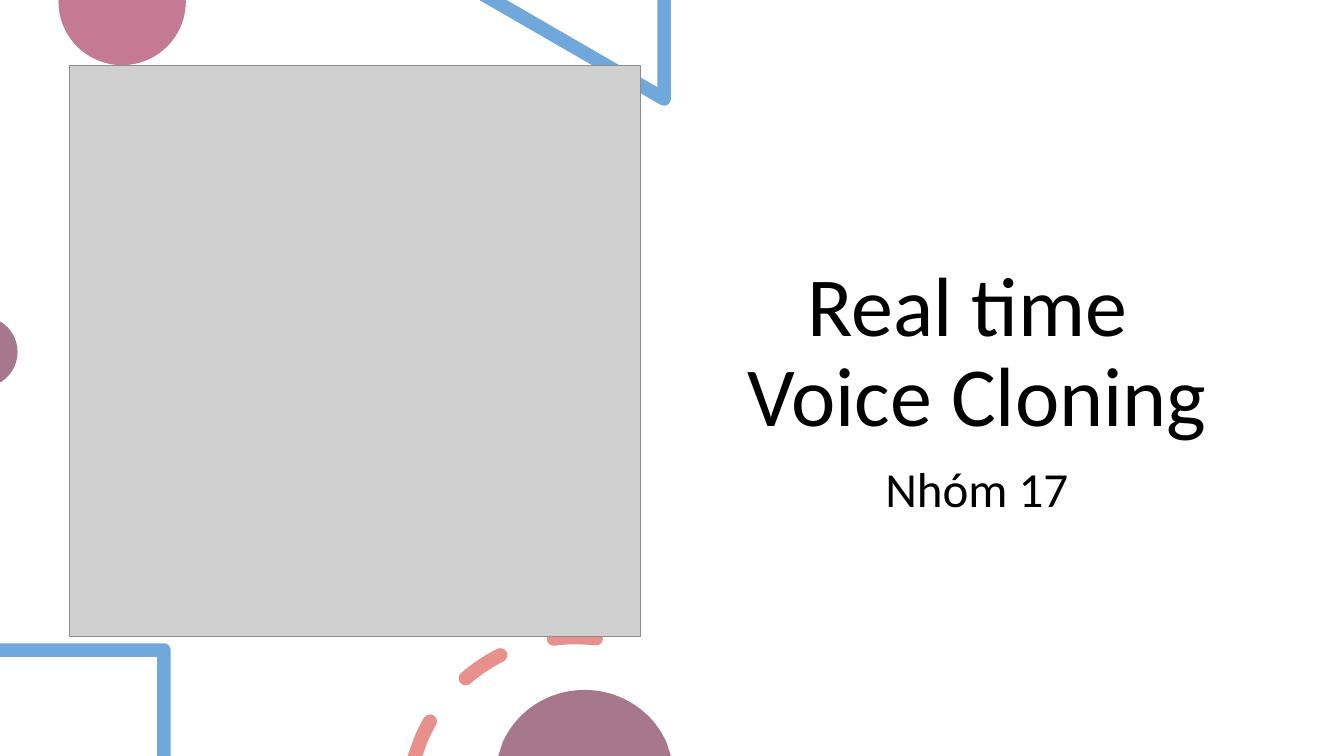
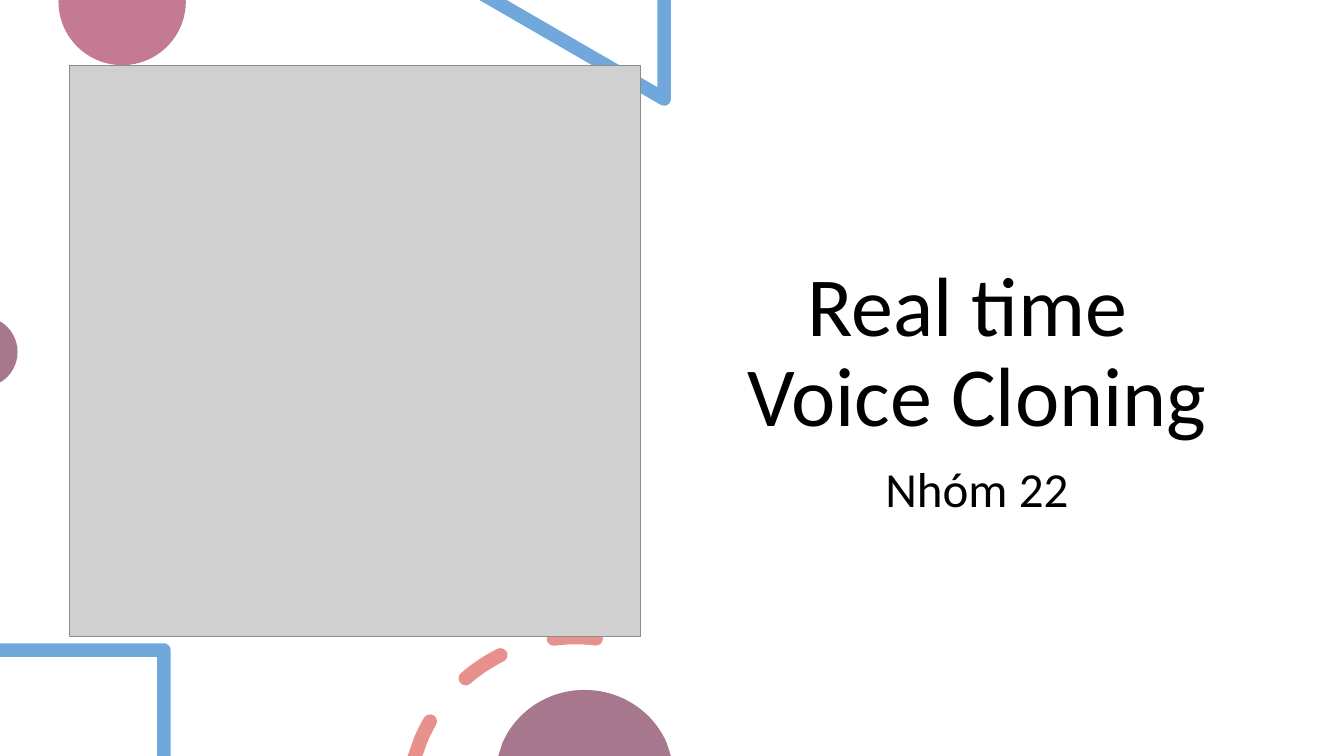
Before and after one commit to IrisStream/Machine-Learning, a slide deck: slide 1 of Voice_Cloning/script/VoiceCloning.pptx. Drawn at 1344x756 pixels with LibreOffice and Linux fonts; fonts in the diff are those of the drawing; grey boxes stand for pictures. Boxes give left, top, right and bottom in pixels: in the first picture for what was removed or moved away, otherwise in the second. Text is boxed around its words. In the diff, an @@ line names an element or a change of style, - is before the commit and + after.

```diff
--- a/Voice_Cloning/script/VoiceCloning.pptx
+++ b/Voice_Cloning/script/VoiceCloning.pptx
@@ subtitle at [885,473,1069,508]: text changed @@
-Nhóm 17
+Nhóm 22
```
Also in this commit, not shown: 1 other file.
